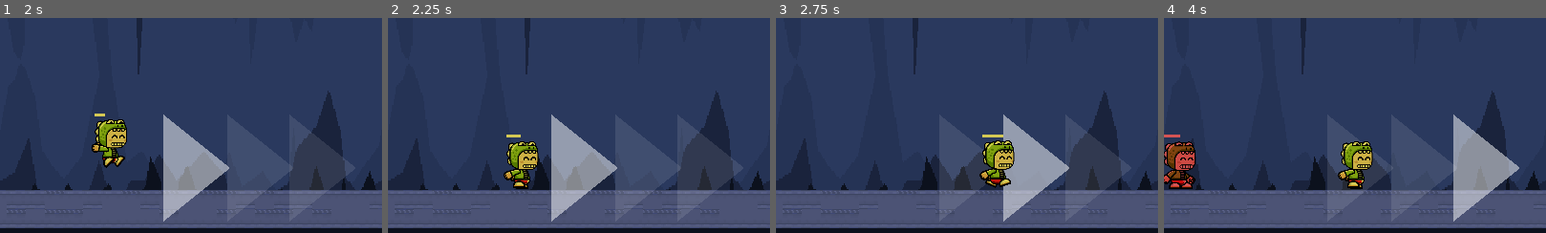
Above: before the commit, frames 1-4 (left to right).
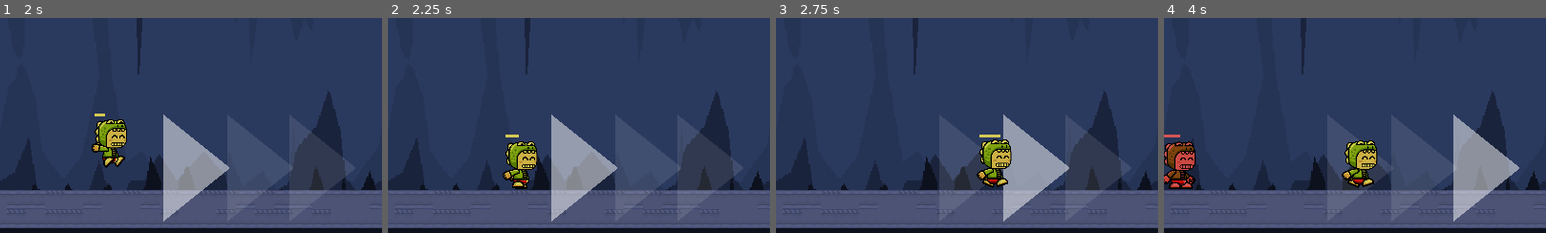
Above: after the commit, the same moments.

Repository: codemonsters/racekombat
Game: Godot game, scene res://Game.tscn
Two runs of this game, one before a commit and one after it. Both use one fixed random seed, a clock stepped at 60 frames per second and the inputs below.
Inputs (mouse positions are % of the whole screen's width and height, from its top left):
- Up to frame 1 (2 s): click "PLAY" at 0.5 s; tap Enter at 1.25 s; move the mouse to (72, 45) at 1.27 s; hold D from 1.28 s (still down); tap V at 1.35 s; tap W at 1.52 s
- Up to frame 2 (2.25 s): keep holding D; move the mouse to (30, 55) at 2.02 s; tap B at 2.1 s
- Up to frame 3 (2.75 s): keep holding D; tap W at 2.27 s
- Up to frame 4 (4 s): move the mouse to (60, 28) at 2.77 s; release D at 2.78 s; hold A 2.78-3.53 s; tap N at 2.85 s; move the mouse to (45, 70) at 3.52 s; hold D from 3.53 s (still down); tap M at 3.6 s; tap W at 3.77 s
The pictures show only the part of the screen within x 22-72%, y 44-94%; the shares and areas given below are measured in that part.

Frame 1 is identical in both runs. In frame 2, 0.6% of the frame differs, in the area x 30-40%, y 54-80%; in frame 3, 1.2%; in frame 4, 1.3%, in the area x 45-56%, y 56-80%.

Commit message:
Progreso en la puntuación 7 Cambiado sistema de movimiento de la barra. Ahora la barra no varía a saltos sino que tiene una velocidad máxima a la que se mueve.

Diff:
--- a/server/screens/game/ScoreBar.gd
+++ b/server/screens/game/ScoreBar.gd
@@ -1,6 +1,9 @@
 extends Control
 
+const SPEED = 50
+
 var manager
+var target_position := 0
 
 func _ready():
 	$Colored/Bar.color.a = .8
@@ -9,15 +12,23 @@
 	$"Colored/UI/Deaths BG".color = Color.darkgray
 	$"Colored/UI/Wins BG".color = Color.darkgray
 
+	$Colored/Bar.rect_size.x = get_parent().rect_size.x
+
 	manager.waiting_room.connect("run_started", self, "_change_other_visibility")
 	manager.waiting_room.connect("run_ended", self, "_change_other_visibility")
 
+func _process(delta):
+	if $Colored/Bar.rect_position.x < target_position:
+		$Colored/Bar.rect_position.x += SPEED * delta
+	elif $Colored/Bar.rect_position.x > target_position:
+		$Colored/Bar.rect_position.x -= SPEED * delta
+	$Colored/Bar.rect_position.x = round($Colored/Bar.rect_position.x)
+
 func _update_score(score, total_score):
 	if total_score != 0:
-		$Colored/Bar.rect_size.x = get_parent().rect_size.x * score / manager.total_score
-		$Colored/Bar.rect_position.x = get_parent().rect_size.x - $Colored/Bar.rect_size.x
+		target_position = get_parent().rect_size.x - get_parent().rect_size.x * score / manager.total_score
 	else:
-		$Colored/Bar.rect_size.x = get_parent().rect_size.x
+		target_position = 0
 
 func _update_other(stat, new_amount):
 	match stat:
--- a/server/screens/game/WaitingRoom.gd
+++ b/server/screens/game/WaitingRoom.gd
@@ -108,6 +108,10 @@
 	GamePad.search_for_controllers()
 	emit_signal("run_ended")
 
+func _unhandled_input(event):
+	if Input.is_action_just_pressed("ui_cancel"):
+		_teleport_to_waiting_room()
+
 
 func _on_KillArea_body_entered(body):
 	_kill_player(search_player_from_body(body))
